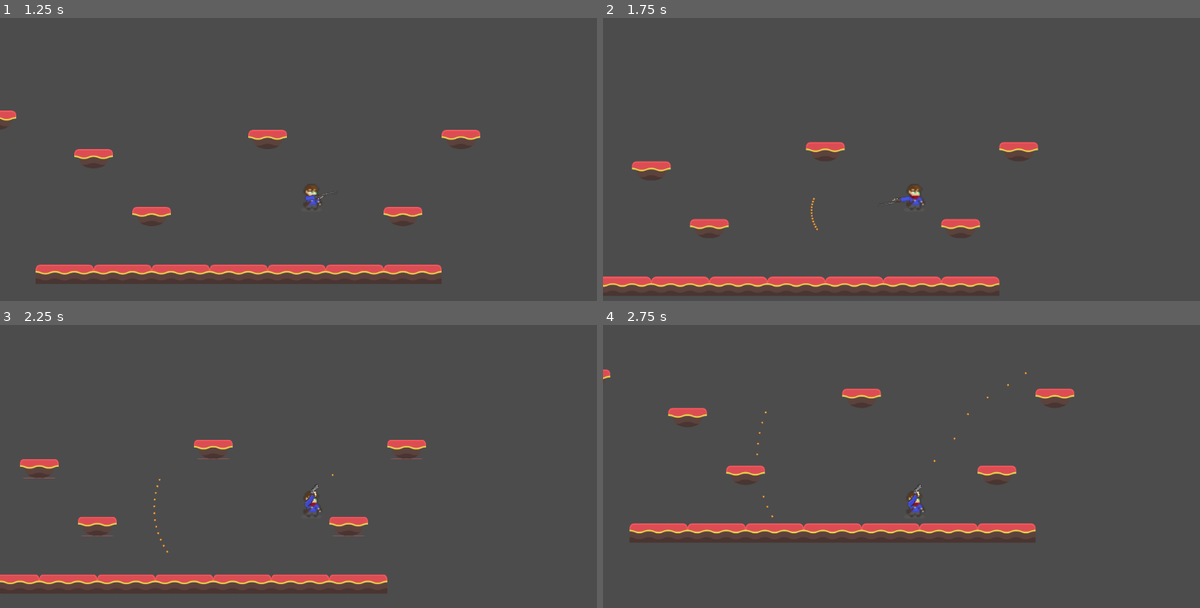
Above: before the commit, frames 1-4 (two rows, left to right).
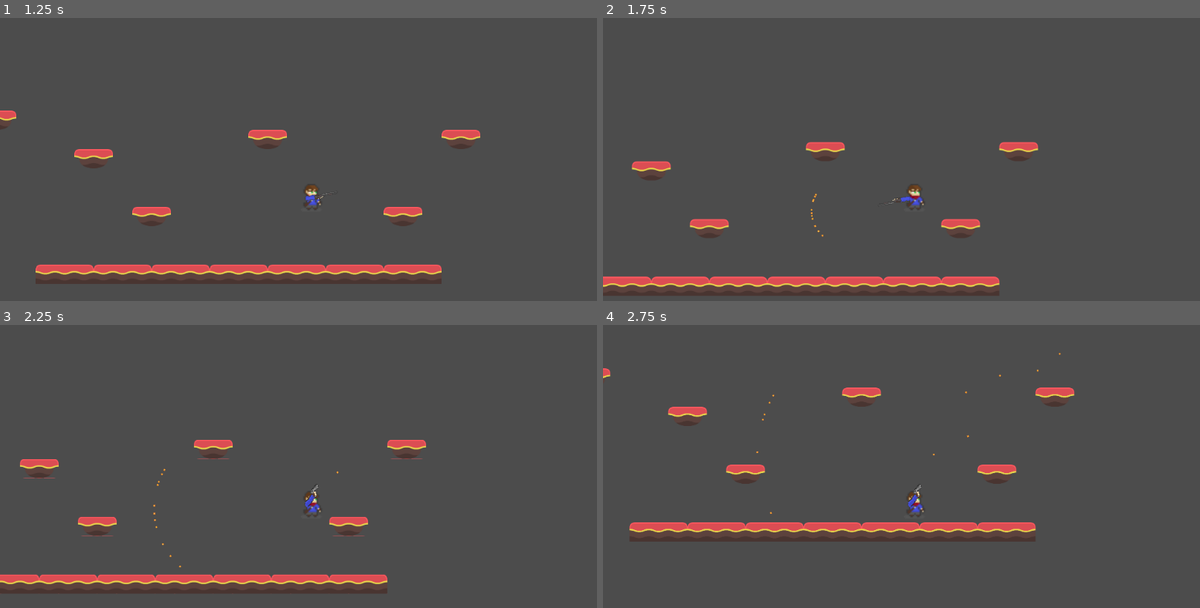
Above: after the commit, the same moments.

Repository: lambdaGP/S4G_Semester1_Prototype_GameJam_2023
Game: Godot game, scene res://Level.tscn
The game is run twice, just before and just after one commit, with the same random seed, the same clock (stepped at 60 frames per second) and the same inputs.
Inputs (mouse positions are in pixels of both pictures, inside the frame that each line leads up to):
- Up to frame 1 (1.25 s): move the mouse to (447, 179) at 0.52 s; hold D (move_right) from 0.53 s (still down); hold Shift (sprint, bound only after the commit) from 0.53 s (still down); tap Space (jump) at 0.77 s
- Up to frame 2 (1.75 s): keep holding D (move_right); move the mouse to (788, 216) at 1.27 s; release Shift (sprint, bound only after the commit) at 1.28 s; click (788, 216) at 1.35 s; tap Space (jump) at 1.52 s; tap Shift (sprint, bound only after the commit) at 1.55 s
- Up to frame 3 (2.25 s): move the mouse to (370, 426) at 2.02 s; release D (move_right) at 2.03 s; hold A (move_left) from 2.03 s (still down); hold Right mouse button (shoot_secondary) from 2.03 s (still down)
- Up to frame 4 (2.75 s): keep holding A (move_left); keep holding Right mouse button (shoot_secondary); tap Shift (sprint, bound only after the commit) at 2.3 s

Frame 1 is identical in both runs. In frame 2, less than 0.1% of the frame differs, in the area x 34-37%, y 62-78%; in frame 3, less than 0.1%; in frame 4, 2.1%, in the area x 0-80%, y 9-77%.

Commit message:
mod shotgun reload, add WIP sprint feature

Diff:
--- a/Gunkey_Prototype/Player.gd
+++ b/Gunkey_Prototype/Player.gd
@@ -2,6 +2,7 @@
 
 export var gravity_force = 9.81
 export var move_speed = 50
+export var sprint_speed = 75
 export var jump_force = 240
 export var break_force = 25
 
@@ -28,6 +29,7 @@
 		velocity += force
 
 func _physics_process(delta):
+	# var speed = sprint_speed if Input.is_action_pressed("sprint") else move_speed
 	if Input.is_action_pressed("move_left"):
 		velocity.x = -move_speed
 		# $AnimatedSprite.flip_h = true
--- a/Gunkey_Prototype/Player.tscn
+++ b/Gunkey_Prototype/Player.tscn
@@ -42,10 +42,17 @@
 [node name="Shotgun" parent="Hand" instance=ExtResource( 4 )]
 knockback_force = 400
 user = NodePath("../..")
+min_offset = -20
+max_offset = 20
+reload_time = 1.5
 
 [node name="Pistol" parent="Hand" instance=ExtResource( 3 )]
 visible = false
+knockback_force = 45
 user = NodePath("../..")
+bullet_speed = 660
+min_offset = -20
+max_offset = 20
 
 [node name="Camera2D" type="Camera2D" parent="."]
 current = true
--- a/Gunkey_Prototype/Scripts/Gun.gd
+++ b/Gunkey_Prototype/Scripts/Gun.gd
@@ -40,7 +40,7 @@
 # bullets remaing until next reload
 var ammo_count = 10 setget set_ammo_count
 # the delay in seconds before the gun can shot again after running out of ammo
-export var reload_time = 2
+export var reload_time = 2.0
 
 # Called when the node enters the scene tree for the first time.
 func _ready():
--- a/Gunkey_Prototype/project.godot
+++ b/Gunkey_Prototype/project.godot
@@ -61,6 +61,11 @@
 "events": [ Object(InputEventKey,"resource_local_to_scene":false,"resource_name":"","device":0,"alt":false,"shift":false,"control":false,"meta":false,"command":false,"pressed":false,"scancode":32,"physical_scancode":0,"unicode":0,"echo":false,"script":null)
  ]
 }
+sprint={
+"deadzone": 0.5,
+"events": [ Object(InputEventKey,"resource_local_to_scene":false,"resource_name":"","device":0,"alt":false,"shift":false,"control":false,"meta":false,"command":false,"pressed":false,"scancode":16777237,"physical_scancode":0,"unicode":0,"echo":false,"script":null)
+ ]
+}
 
 [physics]
 
